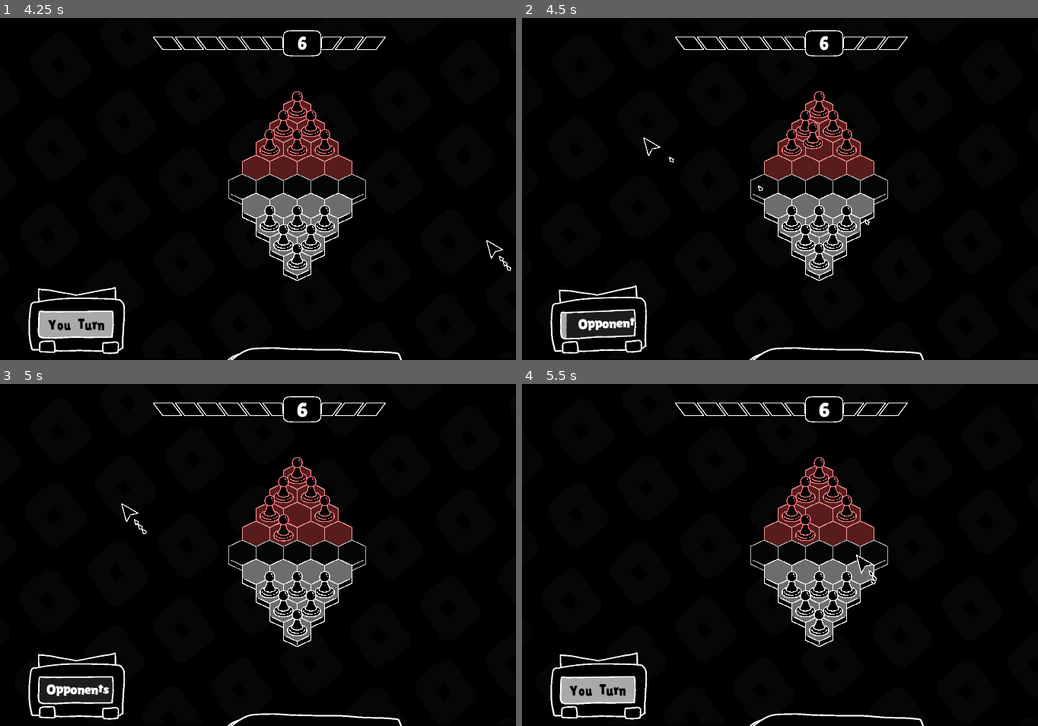
Above: before the commit, frames 1-4 (two rows, left to right).
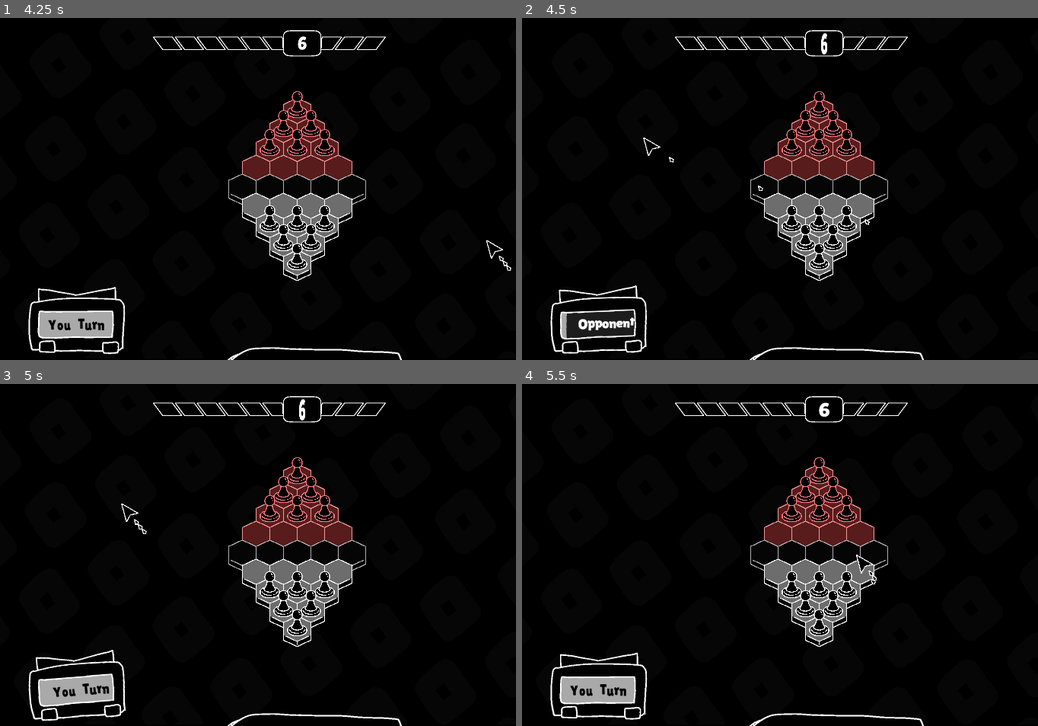
Above: after the commit, the same moments.

Repository: NBumgardner/Tiny-Checker
Game: Godot game, scene res://Game/Match/Test/MatchTest.tscn
Two runs of this game, one before a commit and one after it. Both use one fixed random seed, a clock stepped at 60 frames per second and the inputs below. This scene is started directly instead of the project's main scene.
Inputs (mouse positions are in pixels of both pictures, inside the frame that each line leads up to):
- Up to frame 1 (4.25 s): move the mouse to (438, 171) at 0.52 s; click (438, 171) at 0.6 s; tap Middle mouse button (MouseM) at 0.8, 1.35, 2.3, 2.85, 3.8 s; move the mouse to (180, 206) at 1.27 s; click (180, 206) at 1.55 s; move the mouse to (366, 113) at 2.02 s; click (366, 113) at 2.1 s; move the mouse to (273, 257) at 2.77 s; click (273, 257) at 3.05 s; move the mouse to (485, 240) at 3.52 s; right-click (485, 240) at 3.6 s
- Up to frame 2 (4.5 s): move the mouse to (645, 137) at 4.27 s; tap Space (Space) at 4.35 s
- Up to frame 3 (5 s): click (123, 503) at 4.55 s
- Up to frame 4 (5.5 s): move the mouse to (857, 555) at 5.02 s; click (857, 555) at 5.1 s; tap Middle mouse button (MouseM) at 5.3 s

Frame 1 is identical in both runs. In frame 2, 0.3% of the frame differs, in the area x 54-60%, y 4-41%; in frame 3, 2.4%, in the area x 5-60%, y 4-99%; in frame 4, 0.8%.
Error after the commit: Invalid access to property or key '_boardCel' on a base object of type 'Node2D (Pawn)'. (res://Game/Match/Enemy/EnemyGroup.gd:75)

Commit message:
bug fixed

Diff:
--- a/Board/Board.gd
+++ b/Board/Board.gd
@@ -156,6 +156,8 @@
 	var res:Array[BoardCell]= []
 	if p==null:
 		return  res
+	if p._boardCell == null:
+		return res
 	for i in r:
 		var cell = GetCellInDri(p._boardCell.BoardPosition,dri,i+1)
 		if cell!=null and cell.PawnSlot!=null and cell.PawnSlot not in p.JumpedPawn:
--- a/Game/Match/Enemy/EnemyGroup.gd
+++ b/Game/Match/Enemy/EnemyGroup.gd
@@ -72,6 +72,8 @@
 		return null
 	if cp.isIced:
 		return null
+	if cp._boardCel ==null:
+		return null
 	var JumpDis:int = 0
 	for i in cp.MoveAbility:
 		if i.Type == PawnMoveAbility.MoveType.Jump:
@@ -97,6 +99,8 @@
 	if cp.AttackNum<=0:
 		return null
 	if cp.isIced:
+		return null
+	if cp._boardCel ==null:
 		return null
 	var FlyDis:int = 0
 	var WalkDis:int = 0
--- a/Pawn/PawnAbility/AfterTurn/DealDamagearoundAfterTurn.gd
+++ b/Pawn/PawnAbility/AfterTurn/DealDamagearoundAfterTurn.gd
@@ -5,9 +5,8 @@
 func Check(p:Pawn,system:MatchEventSystem):
 	for i in system.MainBoard.GetCellInRange(p._boardCell.BoardPosition,1):
 		if i!=null:
-			var tem = i.PawnSlot
-			while tem!=null:
-				if tem.Flag == PawnData.PawnFlag.ENEMY:
+			var tem = i.GetTop()
+			if tem!=null:
+				if tem.Flag != PawnData.PawnFlag.FRIEND:
 					var ttt = DealDamageEvent.new(p,tem,1)
 					system.AddEvent(ttt)
-				tem = tem.PawnSlot
--- a/Texture/TextureManager.tscn
+++ b/Texture/TextureManager.tscn
@@ -154,6 +154,10 @@
 [ext_resource type="Texture2D" uid="uid://bcbvhaxlgybto" path="res://Texture/Data/Pawn/TallCandel/Line.png" id="152_ck4pf"]
 [ext_resource type="Texture2D" uid="uid://ccpqjb73c0dw5" path="res://Texture/Data/Pawn/TinyKangaroo/Back.png" id="153_ijaku"]
 [ext_resource type="Texture2D" uid="uid://43rmeinmgww2" path="res://Texture/Data/Pawn/TinyKangaroo/Line.png" id="154_ems8k"]
+[ext_resource type="Texture2D" uid="uid://cnw0jdn6lvm27" path="res://Texture/Data/INT/1.png" id="155_guk8r"]
+[ext_resource type="Texture2D" uid="uid://bv3e3ls3jn4ae" path="res://Texture/Data/INT/2.png" id="156_6v7sw"]
+[ext_resource type="Texture2D" uid="uid://di8qx1y7ppy4x" path="res://Texture/Data/INT/3.png" id="157_kw0b1"]
+[ext_resource type="Texture2D" uid="uid://v3achxr0qj0t" path="res://Texture/Data/INT/4.png" id="158_iu05b"]
 
 [node name="TextureManager" type="Node"]
 script = ExtResource("1_bm5nv")
@@ -346,6 +350,10 @@
 "FightIcon2": ExtResource("100_u1dir"),
 "FireP": ExtResource("19_4ox2n"),
 "HeartP": ExtResource("20_86ghm"),
+"INT1": ExtResource("155_guk8r"),
+"INT2": ExtResource("156_6v7sw"),
+"INT3": ExtResource("157_kw0b1"),
+"INT4": ExtResource("158_iu05b"),
 "IceBack": ExtResource("21_t0re6"),
 "IceLine": ExtResource("22_qf8fc"),
 "IcePB1": ExtResource("23_pp3bm"),
Not shown: 1 places in Texture/TextureManager.tscn that only renumber resources
Not shown, changed: export_presets.cfg
